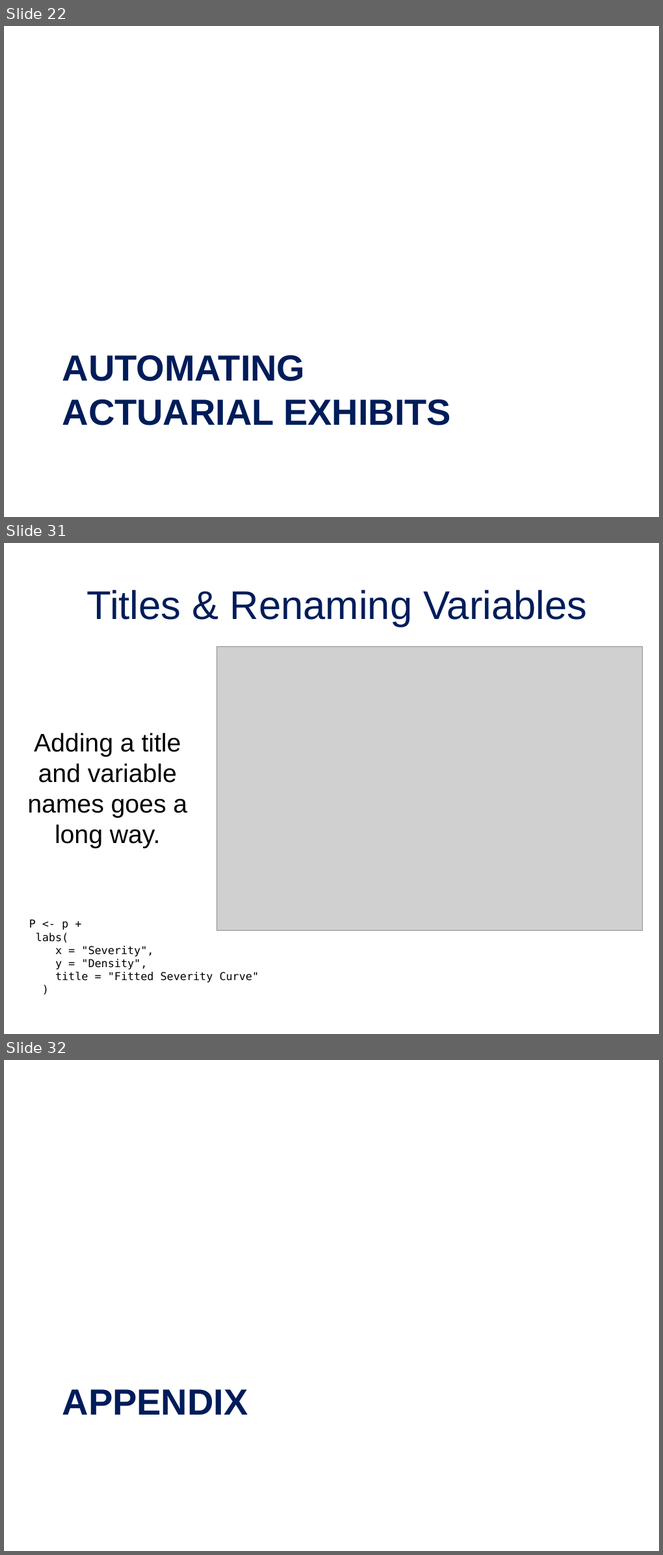
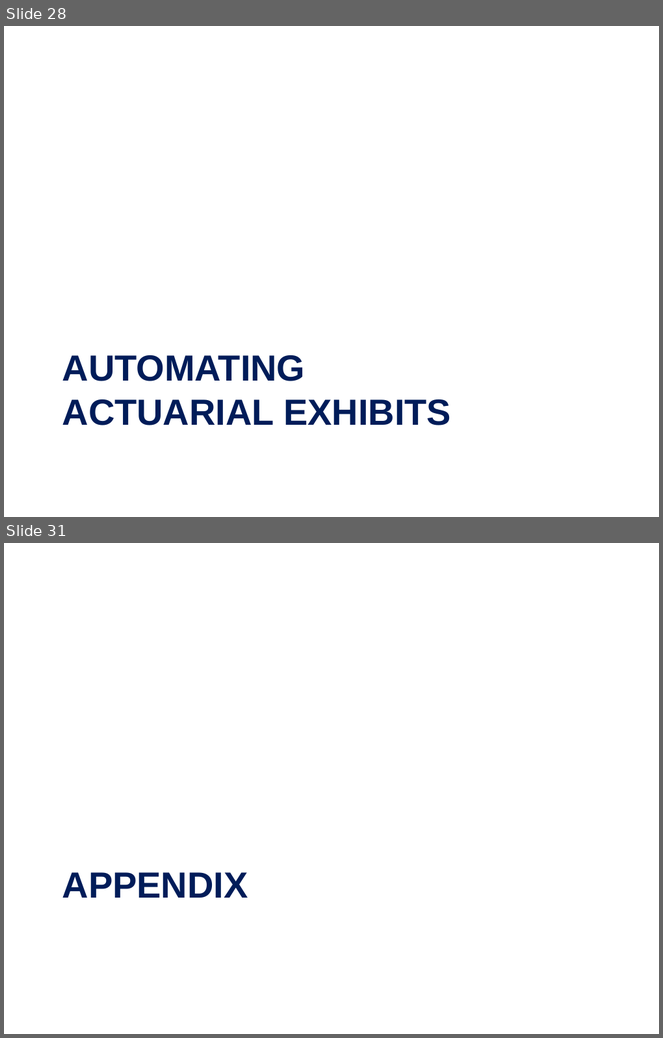
Before and after one commit to jordan-bonner/CAS_Spr23, a slide deck: Presentation Slides/Effective Data Visualization for Actuaries.pptx. Shown one above the other, each under a label of ours: slides 22, 31 and 32 before the commit, slides 28 and 31 after it; the slides between them are not shown. The pictures are 663x1555 and 663x1038 pixels, drawn with LibreOffice and Linux fonts; fonts in the diff are those of the drawing; grey boxes stand for pictures; background and template pictures are left out. Boxes give left, top, right and bottom in pixels: in the first picture for what was removed or moved away, otherwise in the second. Text is boxed around its words. In the diff, an @@ line names an element or a change of style, - is before the commit and + after.

```diff
--- a/Presentation Slides/Effective Data Visualization for Actuaries.pptx
+++ b/Presentation Slides/Effective Data Visualization for Actuaries.pptx
@@ slide 31 removed at [4,543,659,1034], background picture (left out) @@
@@ title removed at [87,590,587,627] @@
-Titles & Renaming Variables
@@ picture removed at [217,646,643,930] @@
@@ text removed at [27,733,187,849] @@
-Adding a title and variable names goes a long way.
@@ text removed at [29,919,259,983] @@
-P <- p +
-labs(
-x = "Severity",
-y = "Density",
-title = "Fitted Severity Curve"
-)
@@ what was slide 22 is now slide 28 @@
@@ what was slide 32 is now slide 31 @@
```
Also in this commit, not shown: 4 slides changed, 5 slides added, 5 other slides removed, 1 other file.
